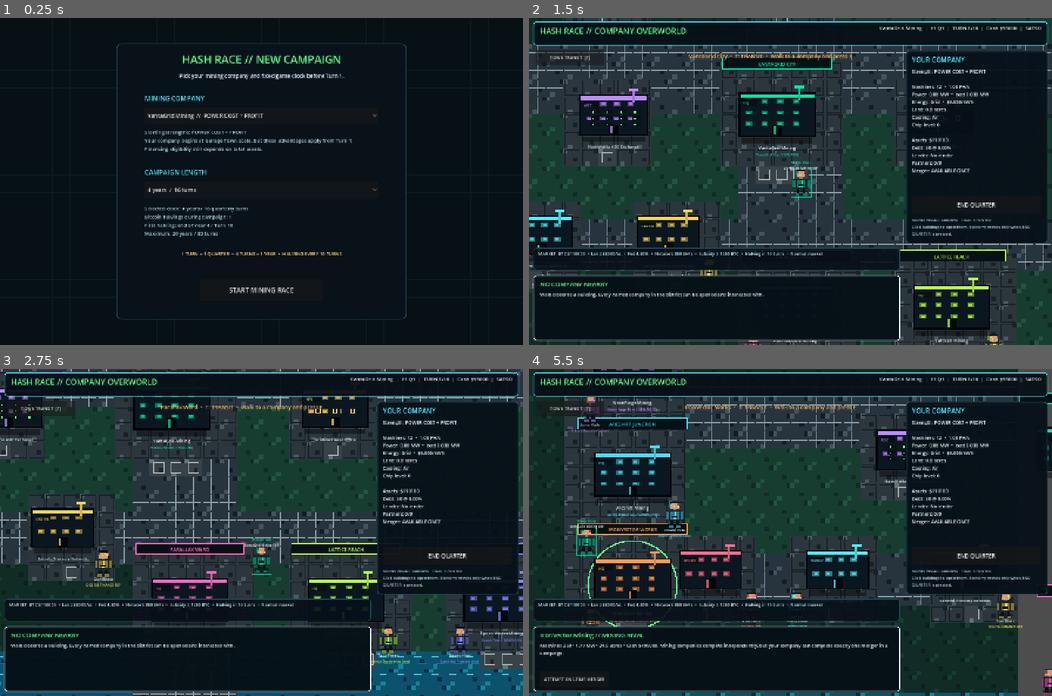
Above: before the commit, frames 1-4 (two rows, left to right).
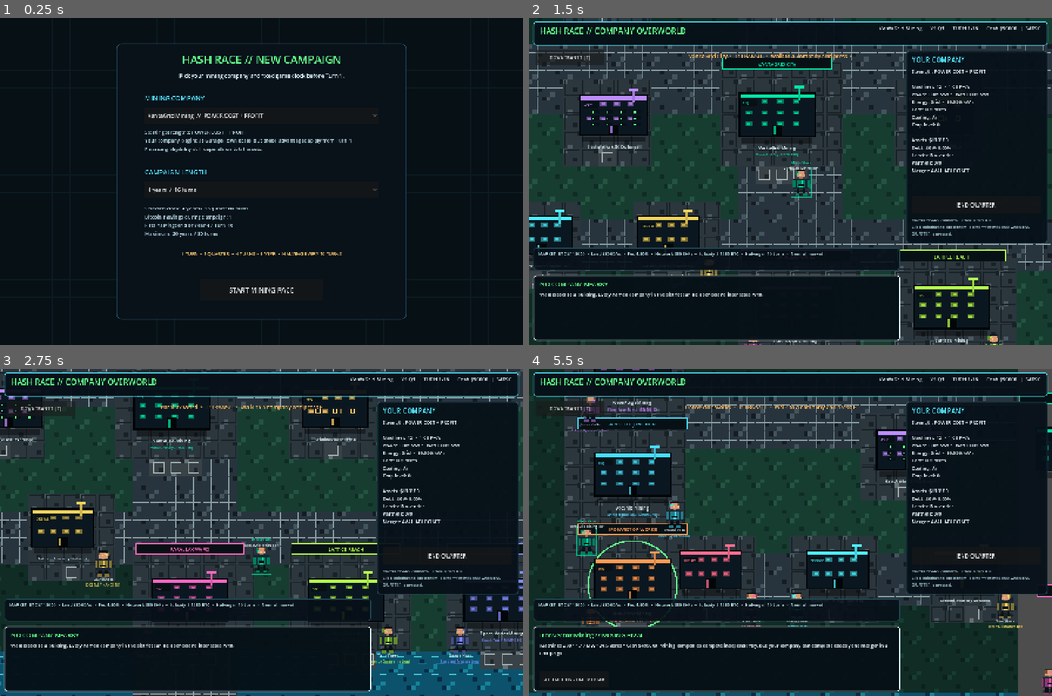
Above: after the commit, the same moments.

Repository: 1freetech/HashRace
Game: Godot game, scene res://scenes/campaign_setup.tscn
The game is run twice, just before and just after one commit, with the same random seed, the same clock (stepped at 60 frames per second) and the same inputs.
Inputs (mouse positions are in pixels of both pictures, inside the frame that each line leads up to):
- Up to frame 1 (0.25 s): no input
- Up to frame 2 (1.5 s): click "START MINING RACE" at 0.5 s; tap E at 1.25, 1.35 s; move the mouse to (905, 165) at 1.27 s; hold D from 1.28 s (still down); click (905, 165) at 1.42 s
- Up to frame 3 (2.75 s): tap Space at 1.52, 2.27 s; tap E at 2 s; move the mouse to (156, 548) at 2.02 s; release D at 2.03 s; hold S from 2.03 s (still down); tap Enter at 2.1 s
- Up to frame 4 (5.5 s): tap E at 2.75, 3.5, 3.6, 4.25 s; move the mouse to (842, 460) at 2.77 s; release S at 2.78 s; hold D 2.78-3.53 s; tap T at 2.85, 5.1 s; move the mouse to (764, 597) at 3.52 s; hold W 3.53-4.28 s; click (764, 597) at 3.67 s; tap Space at 3.77, 4.52, 5.27 s; move the mouse to (947, 581) at 4.27 s; hold A from 4.28 s (still down); tap Enter at 4.35 s; move the mouse to (633, 483) at 5.02 s

The runs differ from the first frame. In frame 1, 2.0% of the frame differs, in the area x 27-68%, y 11-85%; in frame 2, 2.3%; in frame 3, 2.6%; in frame 4, 2.8%, in the area x 1-98%, y 2-96%.

Commit message:
Hash Race v0.013: enable nearest-neighbor pixel rendering defaults

Diff:
--- a/Godot/project.godot
+++ b/Godot/project.godot
@@ -17,4 +17,6 @@
 [rendering]
 renderer/rendering_method="gl_compatibility"
 renderer/rendering_method.mobile="gl_compatibility"
-textures/default_filters/use_nearest_mipmap_filter=false
+textures/default_filters/use_nearest_mipmap_filter=true
+textures/canvas_textures/default_texture_filter=0
+textures/canvas_textures/default_texture_repeat=0
